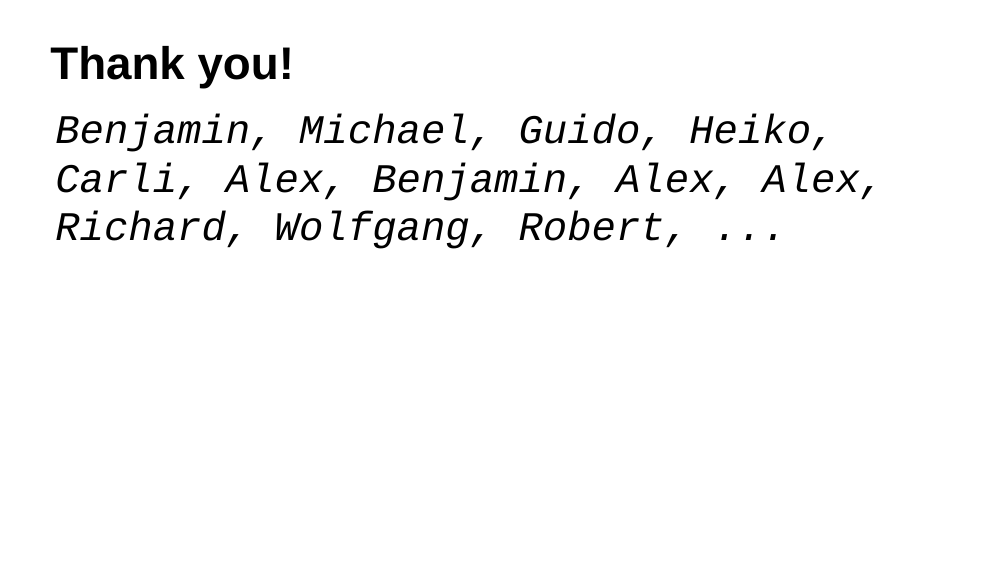
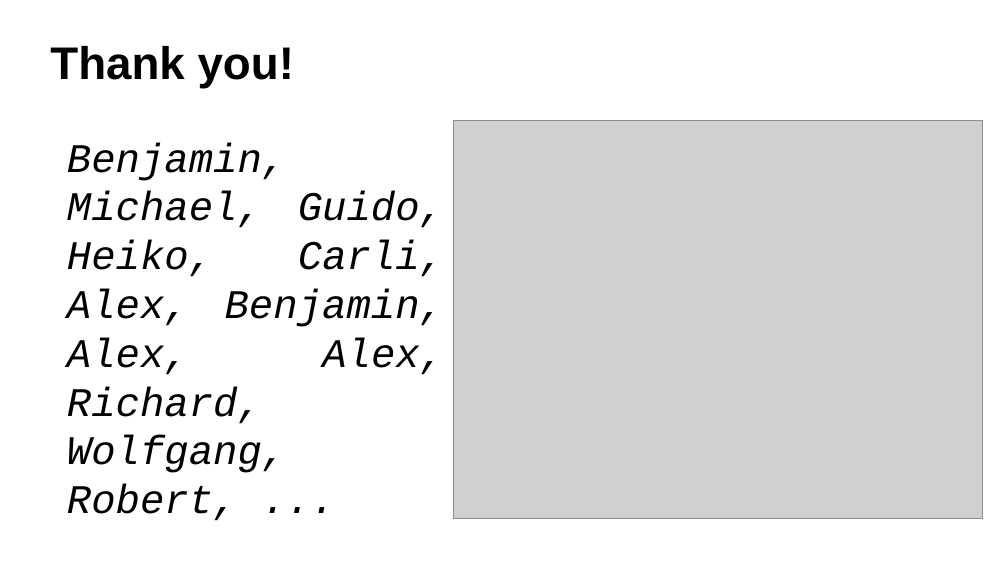
Before and after one commit to ax3l/datenspuren_2016, a slide deck: slide 73 of Slides.odp (slide 72 before the commit). Drawn at 1008x567 pixels with LibreOffice and Linux fonts; fonts in the diff are those of the drawing; grey boxes stand for pictures; background and template pictures are left out. Boxes give left, top, right and bottom in pixels: in the first picture for what was removed or moved away, otherwise in the second. Text is boxed around its words. In the diff, an @@ line names an element or a change of style, - is before the commit and + after.

Commit message:
Mo(o)re Images ;)

```diff
--- a/Slides.odp
+++ b/Slides.odp
@@ text "Benjamin, Michael, Guido, Heiko, Carli, ...": place and size @@
-text "Benjamin, Michael, Guido, Heiko, Carli, ..." at [55, 114, 884, 249]
+text "Benjamin, Michael, Guido, Heiko, Carli, ..." at [67, 142, 444, 521]
@@ text "Benjamin, Michael, Guido, Heiko, Carli, ..." at [67, 142, 444, 521]: alignment left to justified @@
@@ picture added at [454, 121, 983, 519] @@
```
Also in this commit, not shown: 6 other slides changed, 4 slides added, 2 slides removed.
